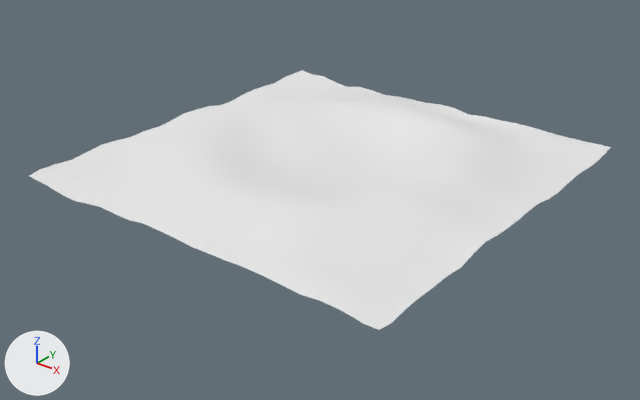
The Blender file resources/groundf.blend: old version first, new version second.
Before and after are seen from a 50 mm camera at (117.7, -150.6, 82.6) aimed at (1.1, -4.9, -7.7). The axes (+X, +Y, +Z) are drawn at lower left. The lights are the same throughout.

Names of what the first picture shows: 'ground'.
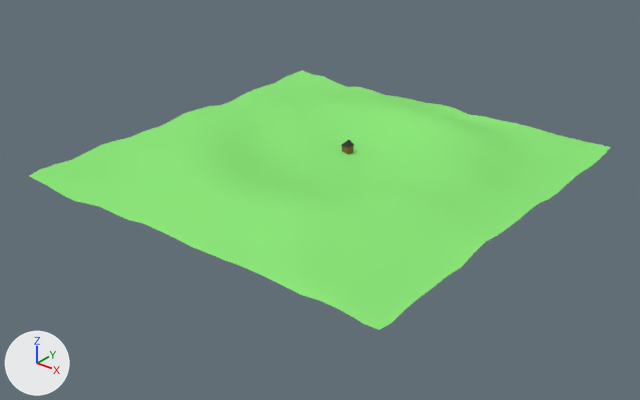
Location of each change, [x1, y1, x2, y2] in pixels of the pictures (640 x 400 px):
'ground', recoloured (white to green)
    both: [29, 70, 611, 330]
'house', added
    after: [342, 145, 354, 155]
'roof', added
    after: [341, 140, 354, 148]

Edits to the bpy script that builds the scene:
```text
Change mat_material:
    mat_material.base_color: (0.8, 0.8, 0.8) -> (0.269, 0.8, 0.198)  # white #e7e7e7 -> green #8ee77b
Add mat_roof:
    mat_roof = diffuse_material('roof')
    mat_roof.base_color = (0.0538, 0.0538, 0.0538)  # black #424242
Add mat_house:
    mat_house = diffuse_material('house')
    mat_house.base_color = (0.231, 0.142, 0.0529)  # brown #846941
Add me_cube_002:
    me_cube_002.from_pydata([(-2.16, 7.27, 1.29), (-2.16, 9.59, 1.29), (0.16, 9.59, 1.29), (0.16, 7.27, 1.29), (-1.0, 8.94, 2.55), (-1.0, 7.92, 2.55)], [], [(4, 5, 3, 2), (0, 1, 2, 3), (5, 4, 1, 0), (4, 2, 1), (5, 0, 3)])
    me_cube_002.materials.append(mat_roof)  # black #424242
Add me_cube_001:
    me_cube_001.from_pydata(...)  # a box spanning x -2.0..0.0, y 7.43..9.43, z -0.71..1.29
    me_cube_001.materials.append(mat_house)  # brown #846941
Add ob_roof:
    ob_roof = bpy.data.objects.new('roof', me_cube_002)
    ob_roof.parent = ob_house
    ob_roof.location = (0.0, 0.0, 0.0)
Add ob_house:
    ob_house = bpy.data.objects.new('house', me_cube_001)
    ob_house.location = (0.0, 0.0, 0.0)
```
